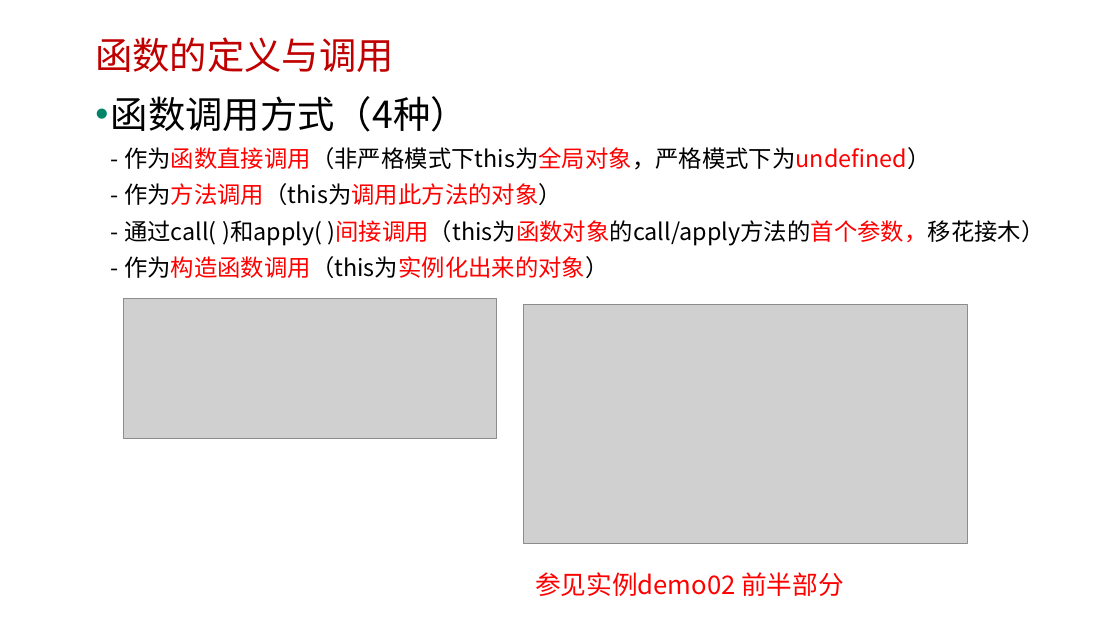
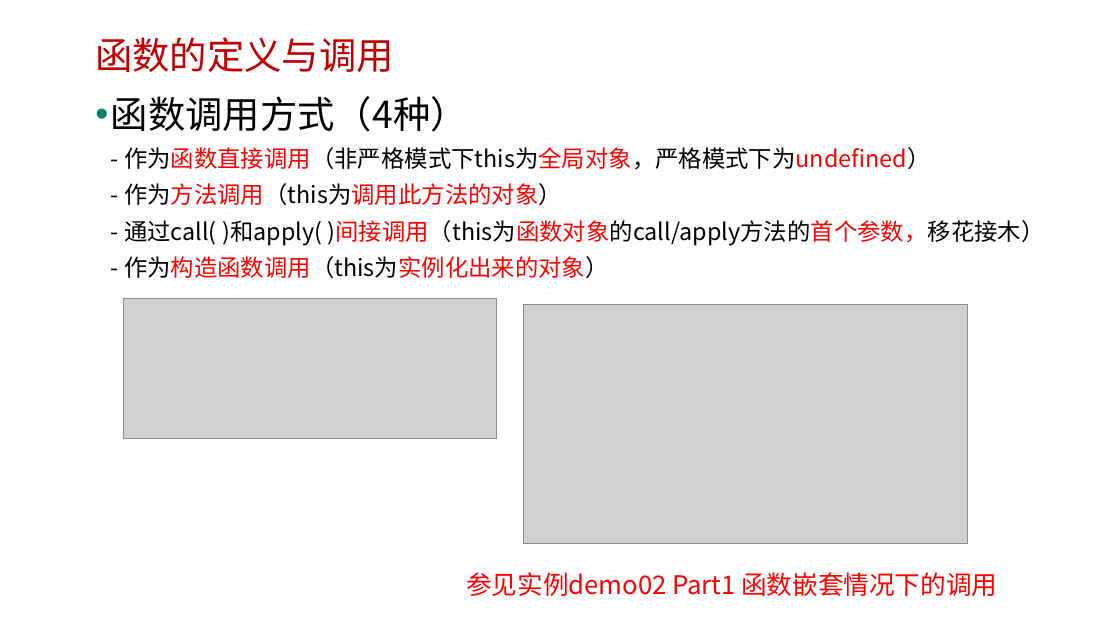
Before and after one commit to edu2act/course-javascript-advanced, a slide deck: slide 5 of 课程PPT/04.JavaScript函数进阶一.pptx. Drawn at 1120x630 pixels with LibreOffice and Linux fonts; fonts in the diff are those of the drawing; grey boxes stand for pictures; background and template pictures are left out. Boxes give left, top, right and bottom in pixels: in the first picture for what was removed or moved away, otherwise in the second. Text is boxed around its words. In the diff, an @@ line names an element or a change of style, - is before the commit and + after.

```diff
--- a/课程PPT/04.JavaScript函数进阶一.pptx
+++ b/课程PPT/04.JavaScript函数进阶一.pptx
@@ text at (466, 572, 997, 596): text changed @@
-参见实例demo02 前半部分
+参见实例demo02 Part1 函数嵌套情况下的调用
```
Also in this commit, not shown: 5 other slides changed, 7 other files.
